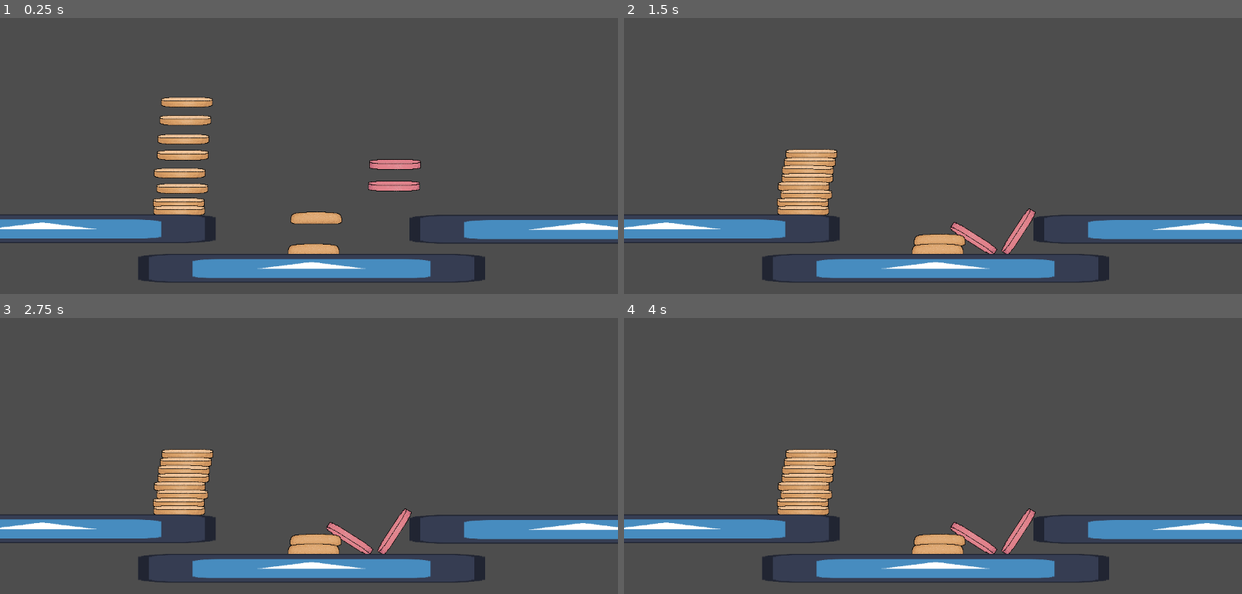
Above: before the commit, frames 1-4 (two rows, left to right).
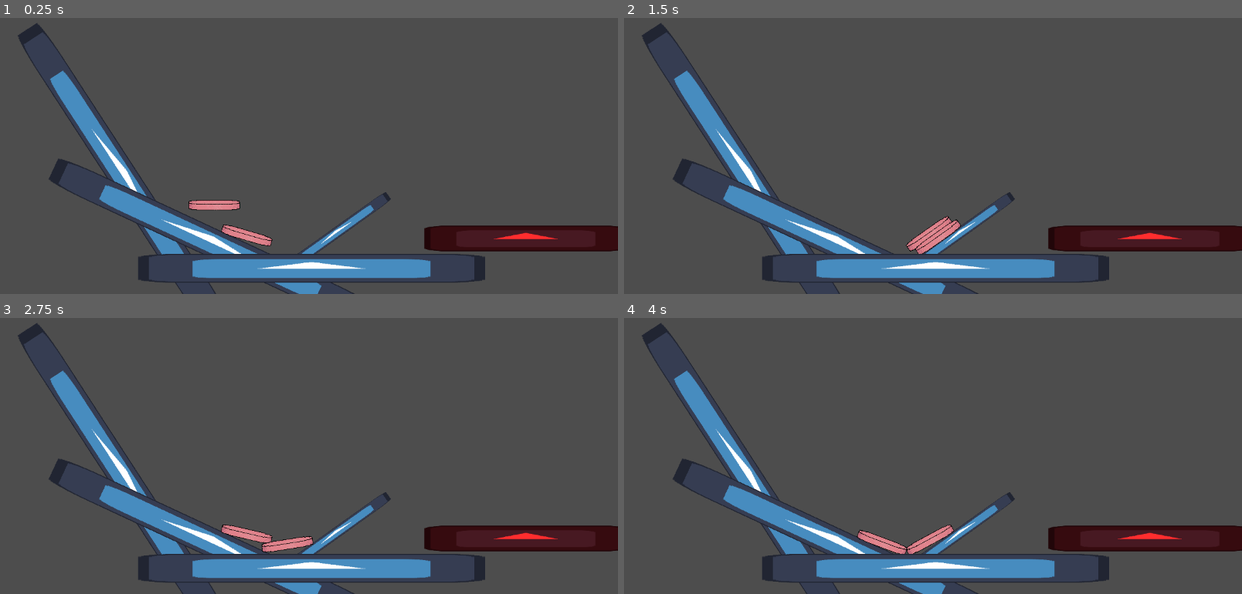
Above: after the commit, the same moments.

Repository: FluffinFox/Cooking_Game-ALPHA
Game: Godot game, scene res://Scenes/main.tscn
The game is run twice, just before and just after one commit, with the same random seed, the same clock (stepped at 60 frames per second) and the same inputs. The engine's default icon, where the game draws it, is replaced by a stand-in: a white triangle on a blue panel in a dark square.
Inputs (mouse positions are in pixels of both pictures, inside the frame that each line leads up to):
- Up to frame 1 (0.25 s): no input
- Up to frame 2 (1.5 s): move the mouse to (1068, 40) at 0.52 s; click (1068, 40) at 0.67 s; drag from (809, 87) to (902, 156) at 1.27 s
- Up to frame 3 (2.75 s): move the mouse to (outside the picture) at 2.02 s; click (outside the picture) at 2.17 s
- Up to frame 4 (4 s): drag from (902, 456) to (outside the picture) at 2.77 s; move the mouse to (1118, 431) at 3.52 s; click (1118, 431) at 3.67 s

The runs differ from the first frame. In frame 1, 15% of the frame differs, in the area x 0-100%, y 1-100%; in frame 2, 14%; in frame 3, 14%; in frame 4, 14%.

Commit message:
Added Patty mechanics
You can cook patties now, they are slippery when not cooked.

Also, there is a ramp. :D

(contributions by antoniocorn0819)

Diff:
--- /dev/null
+++ b/Assets/NotSlippery.tres
@@ -0,0 +1,3 @@
+[gd_resource type="PhysicsMaterial" format=3 uid="uid://557kcj44jgwn"]
+
+[resource]
--- /dev/null
+++ b/Assets/Slippery.tres
@@ -0,0 +1,4 @@
+[gd_resource type="PhysicsMaterial" format=3 uid="uid://cl0g60d6a2j1i"]
+
+[resource]
+friction = 0.03
--- a/Scenes/main.tscn
+++ b/Scenes/main.tscn
@@ -4,6 +4,7 @@
 [ext_resource type="PackedScene" uid="uid://boovoa6hbacmo" path="res://Scenes/Ingredients/patty.tscn" id="3_8gbba"]
 [ext_resource type="PackedScene" uid="uid://dtu6w5grkbmfd" path="res://Scenes/Ingredients/top_bun.tscn" id="3_jjvhh"]
 [ext_resource type="PackedScene" uid="uid://v3is6j2bfwmq" path="res://Scenes/Ingredients/bottom_bun.tscn" id="4_kry3j"]
+[ext_resource type="PackedScene" uid="uid://b0hgu33veoqgu" path="res://Scenes/stovetop.tscn" id="5_kry3j"]
 
 [node name="Main" type="Node2D" unique_id=1828316807]
 y_sort_enabled = true
@@ -12,43 +13,56 @@
 position = Vector2(604, 833)
 
 [node name="bottom_bun" parent="." unique_id=1630785814 instance=ExtResource("4_kry3j")]
-position = Vector2(348, 729)
+position = Vector2(-469, 666)
 
 [node name="bottom_bun2" parent="." unique_id=685613758 instance=ExtResource("4_kry3j")]
-position = Vector2(354, 667)
+position = Vector2(-422, 578)
 
 [node name="bottom_bun3" parent="." unique_id=997578556 instance=ExtResource("4_kry3j")]
-position = Vector2(356, 571)
+position = Vector2(-849, 707)
 
 [node name="bottom_bun4" parent="." unique_id=233319125 instance=ExtResource("4_kry3j")]
-position = Vector2(355, 602)
+position = Vector2(-850, 738)
 
 [node name="Patty" parent="." unique_id=786537501 instance=ExtResource("3_8gbba")]
-position = Vector2(765, 662)
+position = Vector2(477, 763)
 
 [node name="Patty2" parent="." unique_id=2106779642 instance=ExtResource("3_8gbba")]
-position = Vector2(767, 620)
+position = Vector2(416, 699)
 
 [node name="Top_Bun" parent="." unique_id=740317932 instance=ExtResource("3_jjvhh")]
-position = Vector2(609, 790)
+position = Vector2(-82, 626)
 
 [node name="Top_Bun2" parent="." unique_id=741012808 instance=ExtResource("3_jjvhh")]
-position = Vector2(614, 723)
+position = Vector2(-106, 674)
 
-[node name="bottom_bun5" parent="." unique_id=1328941442 instance=ExtResource("4_kry3j")]
-position = Vector2(347, 702)
+[node name="Stovetop" parent="." unique_id=1601315941 instance=ExtResource("5_kry3j")]
+position = Vector2(1017, 793)
 
-[node name="bottom_bun6" parent="." unique_id=706885216 instance=ExtResource("4_kry3j")]
-position = Vector2(349, 637)
+[node name="Top_Bun3" parent="." unique_id=97911055 instance=ExtResource("3_jjvhh")]
+position = Vector2(-138, 592)
 
-[node name="Countertop2" parent="." unique_id=1665833347 instance=ExtResource("1_bo1nx")]
-position = Vector2(81, 756)
+[node name="Top_Bun4" parent="." unique_id=2017326856 instance=ExtResource("3_jjvhh")]
+position = Vector2(-106, 723)
 
-[node name="Countertop3" parent="." unique_id=531557920 instance=ExtResource("1_bo1nx")]
-position = Vector2(1131, 757)
+[node name="Top_Bun5" parent="." unique_id=1773701529 instance=ExtResource("3_jjvhh")]
+position = Vector2(-261, 679)
 
-[node name="bottom_bun7" parent="." unique_id=1690834047 instance=ExtResource("4_kry3j")]
-position = Vector2(360, 534)
+[node name="bottom_bun5" parent="." unique_id=172098576 instance=ExtResource("4_kry3j")]
+position = Vector2(-841, 655)
 
-[node name="bottom_bun8" parent="." unique_id=2145766843 instance=ExtResource("4_kry3j")]
-position = Vector2(363, 499)
+[node name="bottom_bun6" parent="." unique_id=1346746711 instance=ExtResource("4_kry3j")]
+position = Vector2(-672, 641)
+
+[node name="Countertop2" parent="." unique_id=2030812287 instance=ExtResource("1_bo1nx")]
+position = Vector2(250, 657.00006)
+rotation = 0.9948377
+
+[node name="Countertop3" parent="." unique_id=511434792 instance=ExtResource("1_bo1nx")]
+position = Vector2(649, 776.00006)
+rotation = -0.62133723
+scale = Vector2(0.37, 0.37)
+
+[node name="Countertop4" parent="." unique_id=1263910022 instance=ExtResource("1_bo1nx")]
+position = Vector2(414.99997, 782.9999)
+rotation = 0.43633232
--- /dev/null
+++ b/Scenes/stovetop.tscn
@@ -0,0 +1,29 @@
+[gd_scene format=3 uid="uid://b0hgu33veoqgu"]
+
+[ext_resource type="Script" uid="uid://bg4ir4in63n2f" path="res://stovetop.gd" id="1_ojo7o"]
+[ext_resource type="Texture2D" uid="uid://bgf4fynnkqd5n" path="res://icon.svg" id="2_2o2vd"]
+
+[sub_resource type="RectangleShape2D" id="RectangleShape2D_ip6gw"]
+size = Vector2(392, 49)
+
+[sub_resource type="RectangleShape2D" id="RectangleShape2D_ojo7o"]
+size = Vector2(393, 14)
+
+[node name="Stovetop" type="StaticBody2D" unique_id=1601315941]
+script = ExtResource("1_ojo7o")
+
+[node name="CollisionShape2D" type="CollisionShape2D" parent="." unique_id=1325129473]
+position = Vector2(4, -1.5)
+shape = SubResource("RectangleShape2D_ip6gw")
+
+[node name="Sprite2D" type="Sprite2D" parent="." unique_id=1021388535]
+modulate = Color(1, 0.1764706, 0.18039216, 1)
+position = Vector2(4, -0.99999714)
+scale = Vector2(3.078125, 0.390625)
+texture = ExtResource("2_2o2vd")
+
+[node name="Area2D" type="Area2D" parent="." unique_id=50133790]
+
+[node name="CollisionShape2D" type="CollisionShape2D" parent="Area2D" unique_id=1825997981]
+position = Vector2(4.5, -26)
+shape = SubResource("RectangleShape2D_ojo7o")
--- a/Scripts/Patty.gd
+++ b/Scripts/Patty.gd
@@ -1,13 +1,59 @@
 extends Draggable_Obj
+class_name patty
+
+var sprit
+
+func _ready():
+	sprit = $Sprite2D
+	update_properties()
 
 enum cookedLevels {
 	UNCOOKED,
 	WARM,
+	MEDIUM,
 	COOKED,
 	BURNT
 }
-var top = cookedLevels.UNCOOKED
-var bottom = cookedLevels.UNCOOKED
+var uncooked_patty = preload("res://Assets/UncookedPatty.png")
+var warm_patty = preload("res://Assets/PattyBW-TW.png")
+var medium_patty = preload("res://Assets/PattyBM-TM.png")
+var cooked_patty = preload("res://Assets/PattyBC-TC.png")
+var burnt_patty = preload("res://Assets/PattyBB-TB.png")
 
-var topHeat: float = 0
-var bottomHeat: float = 0
+var slippery = preload("res://Assets/Slippery.tres")
+var not_slippery = preload("res://Assets/NotSlippery.tres")
+
+var state = cookedLevels.UNCOOKED
+var heat = 0
+
+func cook(time):
+	heat = heat + time*100
+	if (heat>700):
+		state = cookedLevels.BURNT
+	elif (heat>600):
+		state = cookedLevels.COOKED
+	elif (heat>400):
+		state = cookedLevels.MEDIUM
+	elif (heat>200):
+		state = cookedLevels.WARM
+	else:
+		state = cookedLevels.UNCOOKED
+	update_properties()
+
+func update_properties():
+	match state:
+		cookedLevels.UNCOOKED:
+			sprit.texture = uncooked_patty
+			physics_material_override = slippery
+		cookedLevels.WARM:
+			sprit.texture = warm_patty
+			physics_material_override = slippery
+		cookedLevels.MEDIUM:
+			sprit.texture = medium_patty
+			physics_material_override = not_slippery
+		cookedLevels.COOKED:
+			sprit.texture = cooked_patty
+			physics_material_override = not_slippery
+		cookedLevels.BURNT:
+			sprit.texture = burnt_patty
+			physics_material_override = not_slippery
--- /dev/null
+++ b/stovetop.gd
@@ -0,0 +1,12 @@
+extends StaticBody2D
+
+var are
+
+func _ready():
+	are = $Area2D
+	# getoverlappingbodies gives array
+
+func _physics_process(delta: float) -> void:
+	for object in are.get_overlapping_bodies():
+		if object.has_method("cook"):
+			object.cook(delta)
Binary file added: Assets/PattyBB-TB.png
Not shown, added: Assets/PattyBB-TB.png.import
Binary file added: Assets/PattyBC-TC.png
Not shown, added: Assets/PattyBC-TC.png.import
Binary file added: Assets/PattyBM-TM.png
Not shown, added: Assets/PattyBM-TM.png.import
Binary file added: Assets/PattyBW-TW.png
Not shown, added: Assets/PattyBW-TW.png.import
Not shown, added: stovetop.gd.uid
